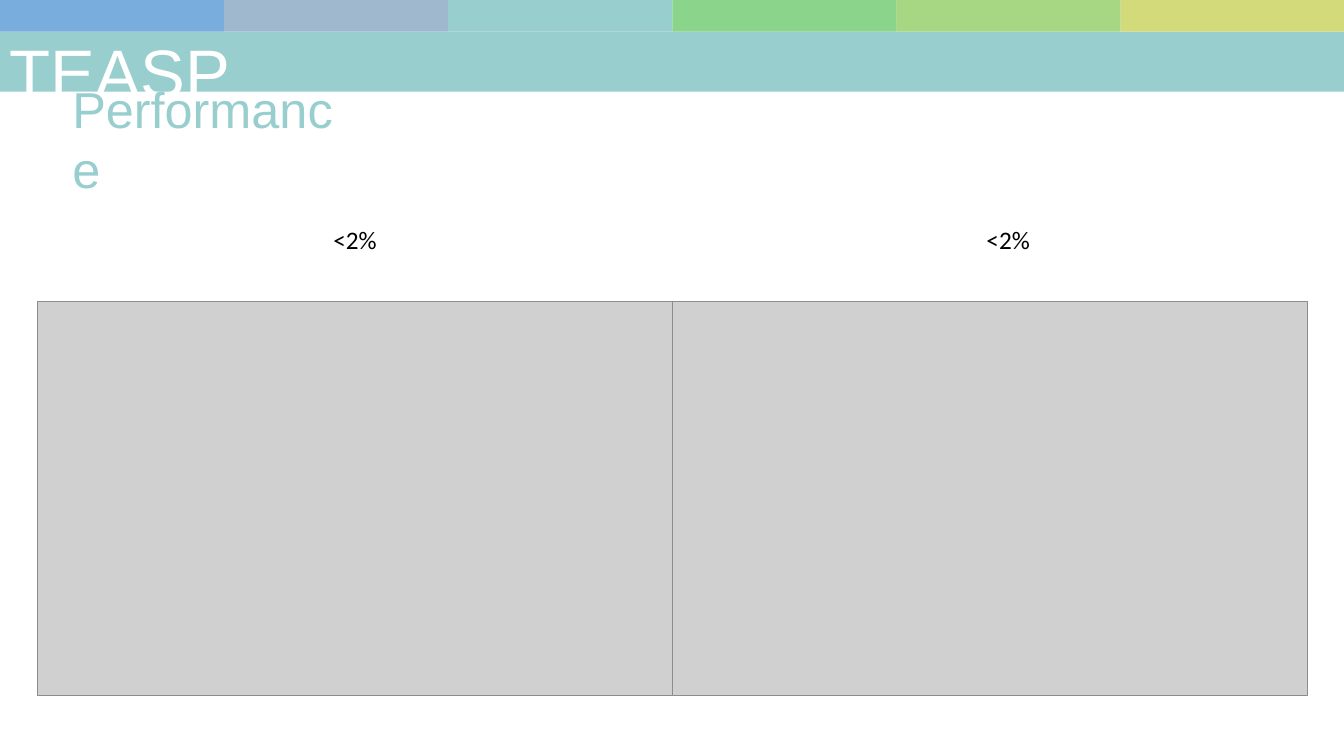
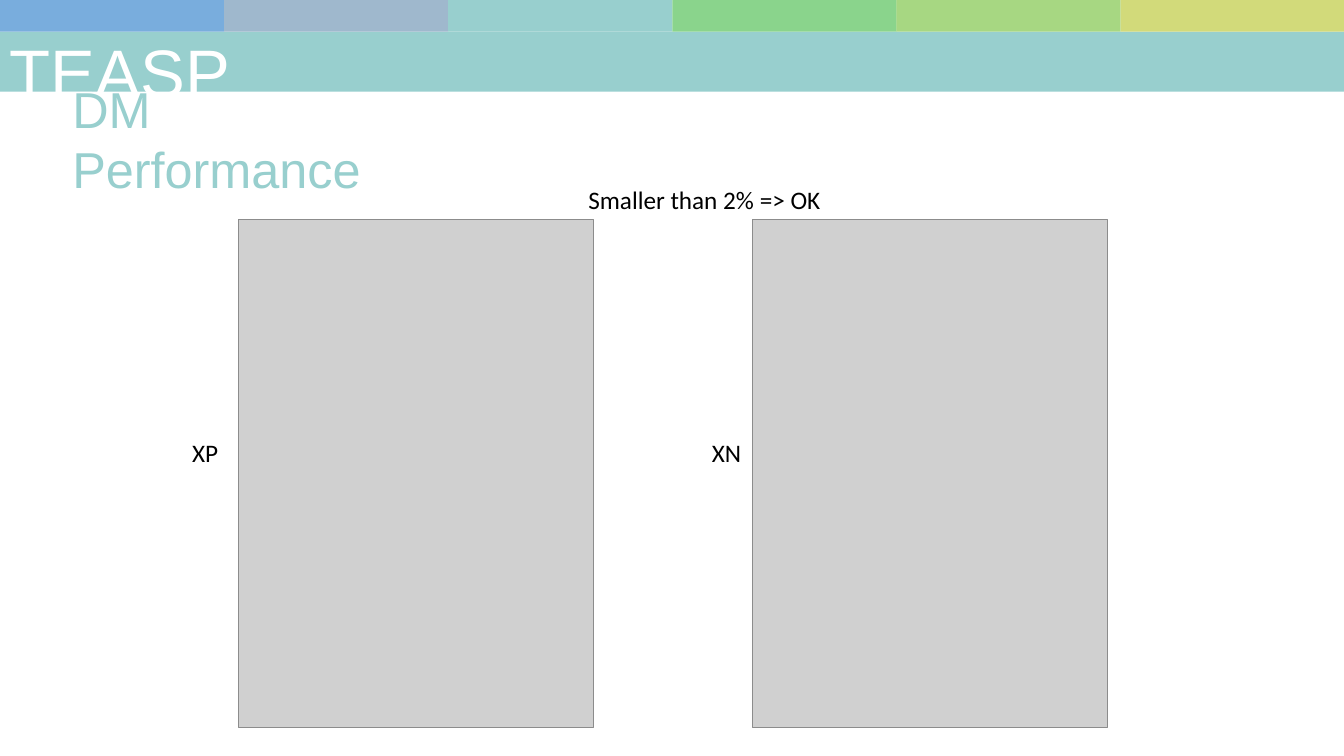
Before and after one commit to skyran1278/matlab, a slide deck: slide 23 of 10-pa/project/20190102.pptx (slide 19 before the commit). Drawn at 1344x756 pixels with LibreOffice and Linux fonts; fonts in the diff are those of the drawing; grey boxes stand for pictures. Boxes give left, top, right and bottom in pixels: in the first picture for what was removed or moved away, otherwise in the second. Text is boxed around its words. In the diff, an @@ line names an element or a change of style, - is before the commit and + after.

```diff
--- a/10-pa/project/20190102.pptx
+++ b/10-pa/project/20190102.pptx
@@ text at <box>72,88,360,189</box>: text changed @@
-Performance
+DM Performance
@@ text added at <box>588,191,821,210</box>, 18 pt, text #000000 @@
+Smaller than 2% => OK
@@ picture added at <box>238,220,593,727</box> @@
@@ text removed at <box>333,232,376,249</box> @@
-<2%
@@ picture added at <box>752,220,1107,727</box> @@
@@ text removed at <box>986,232,1029,250</box> @@
-<2%
@@ picture removed at <box>37,301,673,696</box> @@
@@ picture removed at <box>673,301,1308,696</box> @@
@@ text added at <box>192,445,218,462</box>, 18 pt, text #000000 @@
+XP
@@ text added at <box>712,445,741,462</box>, 18 pt, text #000000 @@
+XN
```
Also in this commit, not shown: 10 other slides changed, 5 slides added, 2 slides removed, 5 other files.
